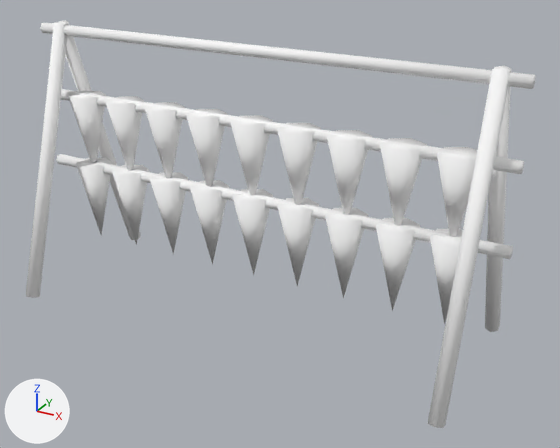
An edit to the Blender file art/env/rice_rack.blend, drawn before and after from the same camera.
Rendered twice from a 50 mm lens placed at (2.9, -4.83, 3.25), pointed at (0.24, 0.0, 0.84). Lighting does not change. The marker at lower left points along +X, +Y and +Z. The first picture is the older version. Objects named as collision shapes, trigger or cutter boxes, shadow casters or lower levels of detail are left out.

Objects in the first picture: 'RiceRack'.
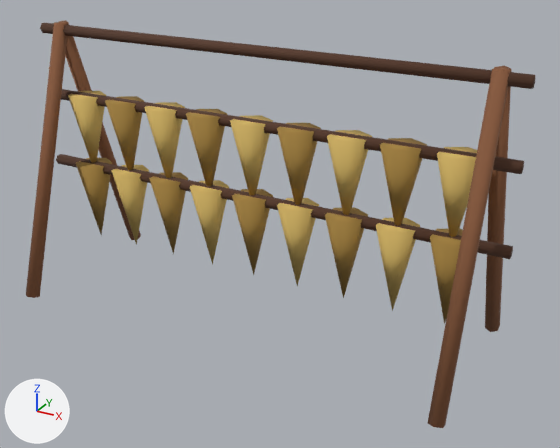
The change, as a list of edits to the scene's bpy script:
```text
Change mat_vk_vcol:
    where n0 = _N.new('ShaderNodeBsdfPrincipled'); n0.name = 'Principled BSDF'
    remove n0.inputs[0].default_value = (1.0, 1.0, 1.0, 1.0)  # 'Base Color', white #ffffff
    add n2 = _N.new('ShaderNodeVertexColor'); n2.name = 'Color Attribute'
    add n2.layer_name = 'Color'
    add _L.new(n2.outputs[0], n0.inputs[0])  # 'Color' to 'Base Color'
Change me_ricerack:
    where me_ricerack.from_pydata(...)  # 210 vertices, 182 faces; spans x -2.0..2.0, y -0.76..0.76, z -0.02..2.22
    used by ob_ricerack; location = (0.0, 0.0, 0.0)
    me_ricerack part 1: 95 faces centred in x -1.85..1.85, y -0.7..0.7, z 0.0..2.2 are repainted in the vertex colours; the middle colour goes from beige #d4bf88 to brown #a8853f
    me_ricerack part 2: 63 faces centred in x -1.69..1.69, y -0.08..0.08, z 0.8..1.63 are repainted in the vertex colours; the middle colour goes from beige #edddaa to yellow #d8b866
    me_ricerack part 3: 24 faces centred in x -2.0..2.0, y -0.03..0.03, z 0.96..2.19 are repainted in the vertex colours; the middle colour goes from brown #9e816d to brown #573827
```

Where the change shows, as pixel boxes [x1, y1, x2, y2] in the pictures (560 x 448 px):
'RiceRack', recoloured (white to brown): [26, 20, 535, 428] in both
part 1 of me_ricerack, recoloured (beige to brown): [26, 20, 511, 428] in both
part 2 of me_ricerack, recoloured (beige to yellow): [68, 91, 477, 311] in both
part 3 of me_ricerack, recoloured: [40, 23, 535, 259] in both
